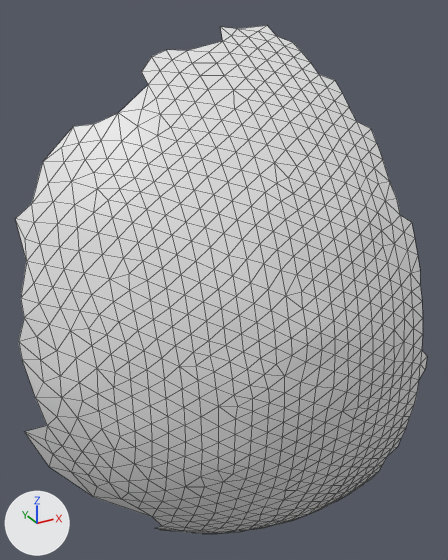
An edit to the OBJ model res/final/onecam_fullvolume/cleanedup/FullVolium.000253.obj, drawn before and after from the same camera.
The view is the same before and after, from a camera (50 mm lens) standing at (-262.7, -455.7, 224.6) and looking at (-197.4, -337.1, 165.3). Lighting does not change. The marker at lower left points along +X, +Y and +Z. Mesh edges are drawn as thin lines. Where no turn or scale is listed for an object, it has been applied to the vertices.

The first picture shows 'FullVolium.000253'.
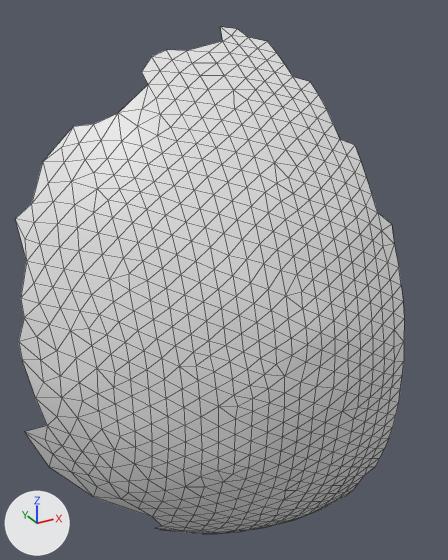
The change, as a list of edits to the scene's bpy script:
```text
Change me_fullvolium_000253:
    used by ob_fullvolium_000253; location = (0.0, 0.0, 0.0)
    remove me_fullvolium_000253.from_pydata(...)  # 756 vertices, 1434 faces; spans x -246.0..-159.8, y -369.8..-316.7, z 73.3..220.7
    add me_fullvolium_000253.from_pydata(...)  # 675 vertices, 1275 faces; spans x -246.0..-168.4, y -369.8..-316.7, z 73.3..220.5
    me_fullvolium_000253 part 1
    81 vertices are removed from x -179.5..-159.8, y -368.9..-318.5, z 80.3..220.7
    159 faces are deleted
```

Boxes (x1, y1, x2, y2) around the edits, measured in the pictures (448 x 560 px):
'FullVolium.000253', reshaped
    before: (16, 26, 427, 534)
    after: (16, 27, 404, 534)
part 1 of me_fullvolium_000253, deleted
    before: (238, 26, 427, 509)
